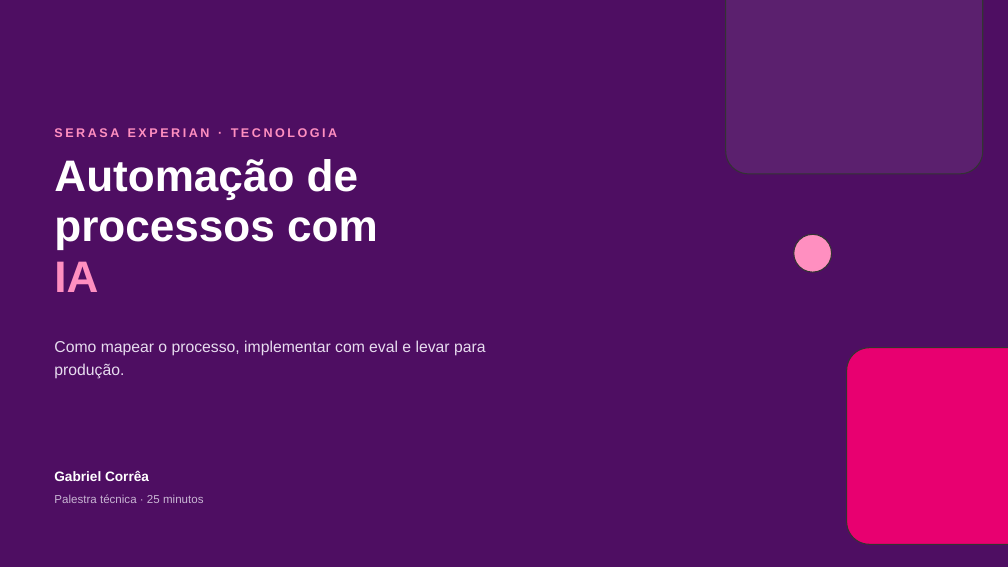
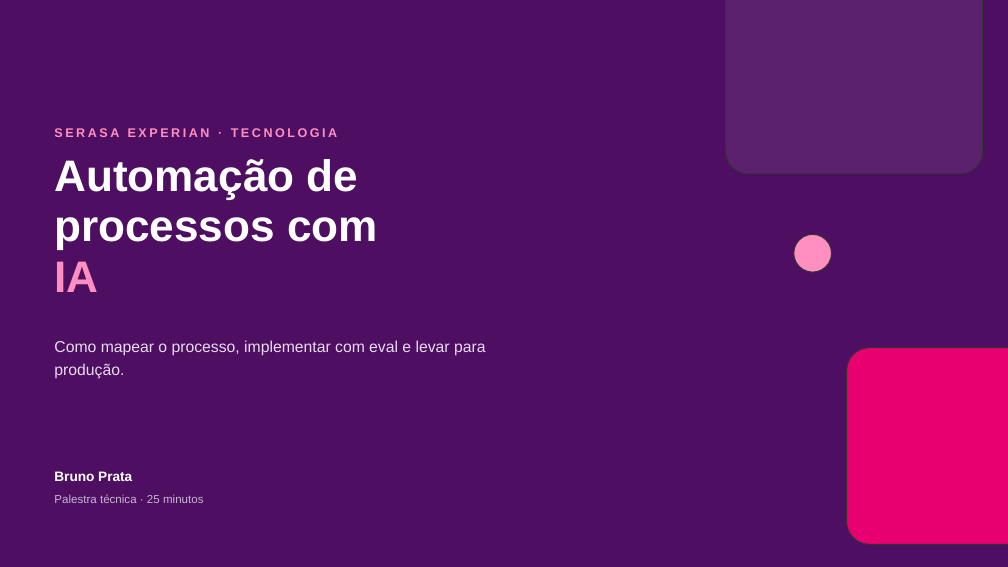
Before and after one commit to gabrcs/casamentos-app, a slide deck: slide 1 of talks/serasa-ia-automacao/deck.pptx. Drawn at 1008x567 pixels with LibreOffice and Linux fonts; fonts in the diff are those of the drawing. Boxes give left, top, right and bottom in pixels: in the first picture for what was removed or moved away, otherwise in the second. Text is boxed around its words. In the diff, an @@ line names an element or a change of style, - is before the commit and + after.

```diff
--- a/talks/serasa-ia-automacao/deck.pptx
+++ b/talks/serasa-ia-automacao/deck.pptx
@@ text at bbox=[54, 471, 132, 481]: text changed @@
-Gabriel Corrêa
+Bruno Prata
```
Also in this commit, not shown: 3 other files.
